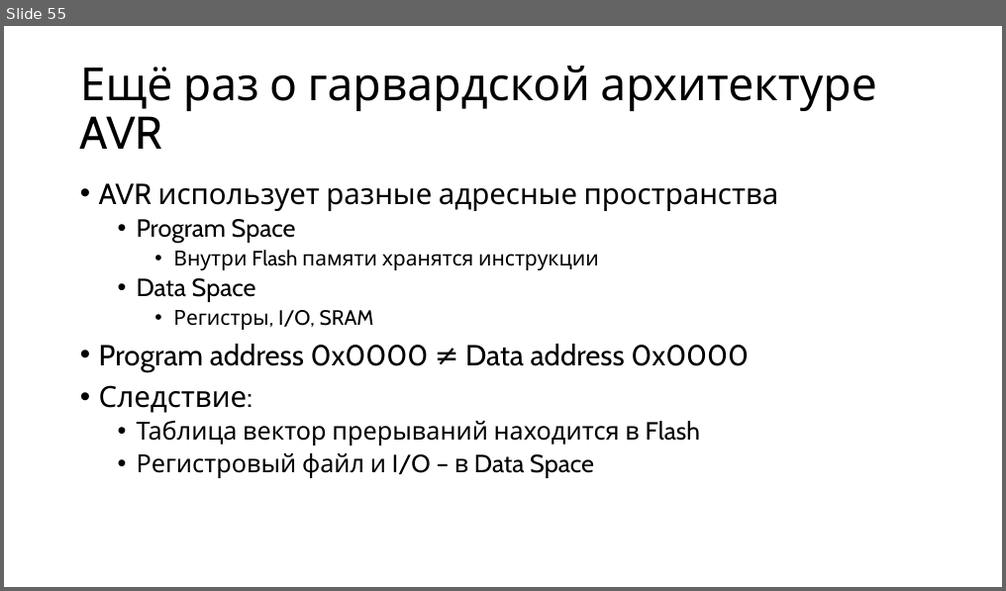
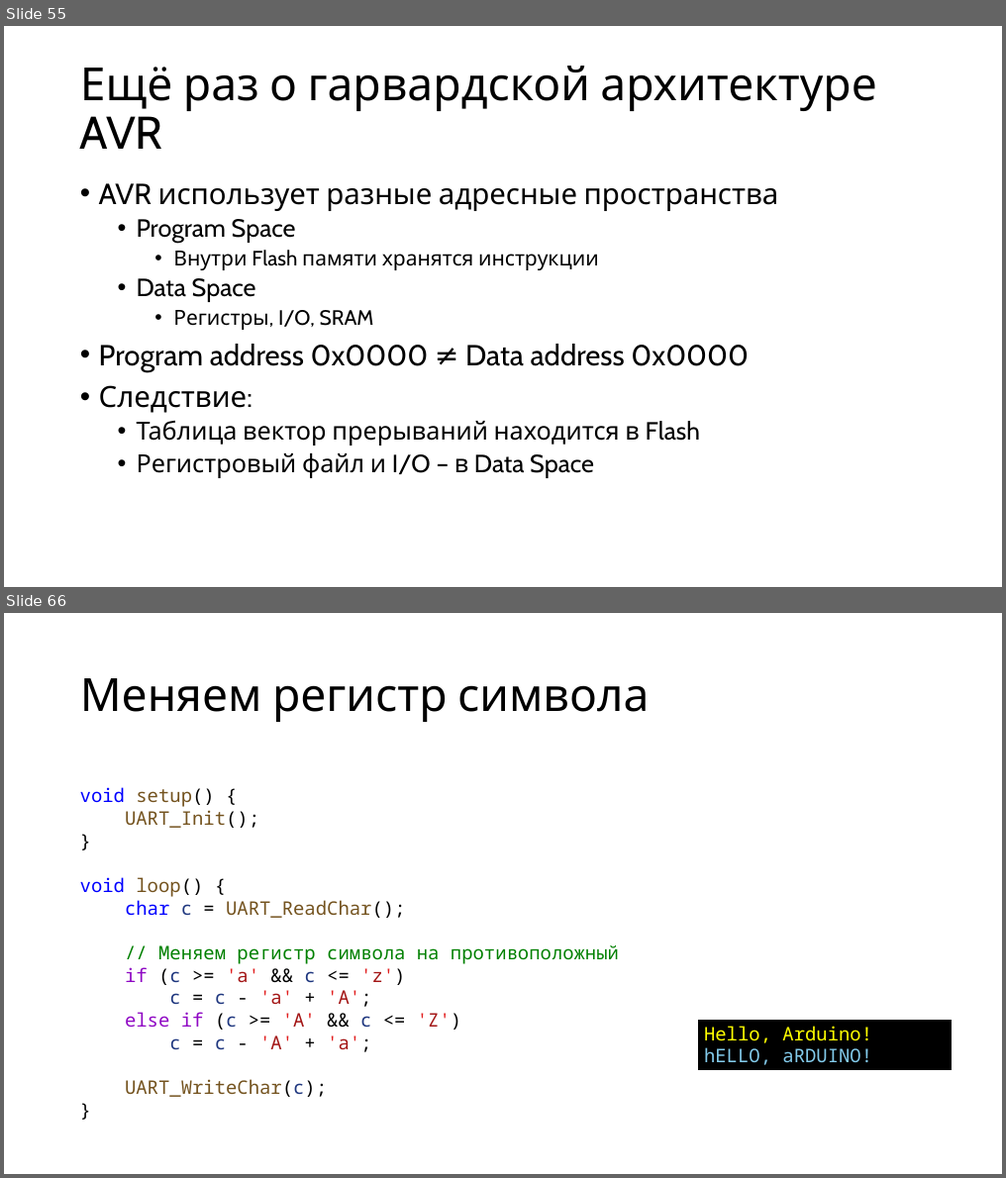
Before and after one commit to alexey-malov/mpp, a slide deck: lectures/14/Microcontroller Programming.pptx. Shown one above the other, each under a label of ours: slide 55 before the commit, slides 55 and 66 after it; the slides between them are not shown. The pictures are 1006x591 and 1006x1178 pixels, drawn with LibreOffice and Linux fonts; fonts in the diff are those of the drawing. Boxes give left, top, right and bottom in pixels: in the first picture for what was removed or moved away, otherwise in the second. Text is boxed around its words. In the diff, an @@ line names an element or a change of style, - is before the commit and + after.

```diff
--- a/lectures/14/Microcontroller Programming.pptx
+++ b/lectures/14/Microcontroller Programming.pptx
@@ slide 66 added at (4,613,1002,1174), background #FFFFFF @@
@@ title added at (80,678,648,722), 44 pt, text #000000 @@
+Меняем регистр символа
@@ text added at (80,787,619,1097), 18 pt, text #74531F @@
+void setup() {
+UART_Init();
+}
+void loop() {
+char c = UART_ReadChar();
+// Меняем регистр символа на противоположный
+if (c >= 'a' && c <= 'z')
+c = c - 'a' + 'A';
+else if (c >= 'A' && c <= 'Z')
+c = c - 'A' + 'a';
+UART_WriteChar(c);
+}
@@ rectangle added at (696,1019,952,1072), fill #000000, outline #FFFFFF 2 pt, 18 pt, text #FFFF00 @@
+Hello, Arduino!
+hELLO, aRDUINO!
```
Also in this commit, not shown: 1 slide changed, 31 other slides added, 1 slide removed.
